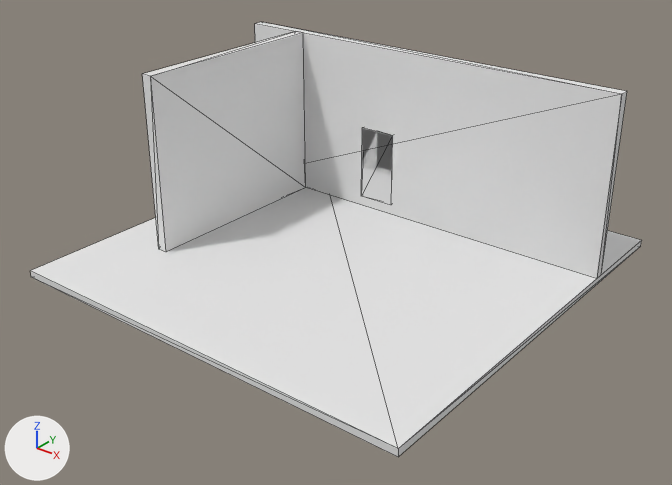
Before and after pictures for a commit that changed the OBJ model site/assets/examples/street-corner/source/corner.obj.
Both versions are drawn from a 50 mm lens placed at (14.17, -18.16, 11.53), pointed at (0.26, -0.77, 0.75). The lights are fixed; the arrows at lower left show +X, +Y and +Z. The older version comes first. Mesh edges are drawn as thin lines. Where no turn or scale is listed for an object, it has been applied to the vertices. Vertices at exactly the same position are counted once.

Names of what the first picture shows: 'corner'.
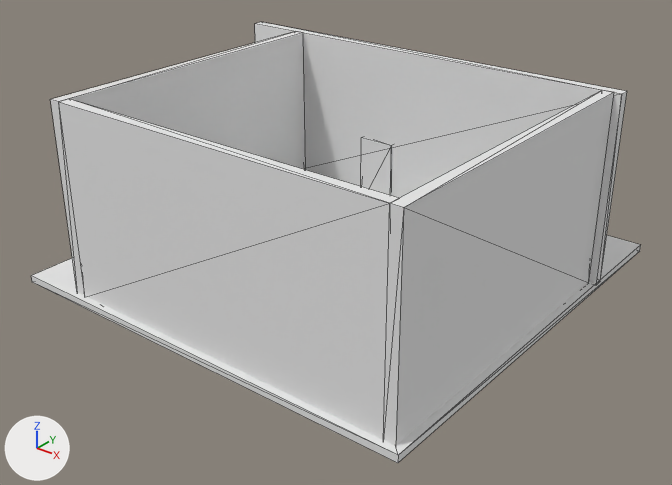
The change, as a list of edits to the scene's bpy script:
```text
Add mat_road:
    mat_road = principled_material('road')
    mat_road.base_color = (0.8, 0.8, 0.8)  # white #e7e7e7
    mat_road.roughness = 1.0
Add mat_kerb:
    mat_kerb = principled_material('kerb')
    mat_kerb.base_color = (0.8, 0.8, 0.8)  # white #e7e7e7
    mat_kerb.roughness = 1.0
Change me_corner:
    used by ob_corner; location = (0.0, 0.0, 0.0)
    remove me_corner.from_pydata(...)  # 32 vertices, 48 faces; spans x -6.0..6.0, y -6.0..6.0, z -0.2..5.0
    add me_corner.from_pydata(...)  # 63 vertices, 120 faces; spans x -6.0..6.0, y -6.0..6.0, z -0.35..5.0
    me_corner part 1: the loose piece of 8 vertices spanning x -6.0..6.0, y -6.0..6.0, z -0.2..0.0 is moved by (0.0, 0.0, -0.15), in mat_road (white #e7e7e7)
    me_corner part 2: a new loose piece, a box spanning x -1.75..-0.65, y 2.95..3.1, z 0.0..2.2, in mat_door (white #e7e7e7)
    me_corner part 3: the loose piece of 8 vertices spanning x -1.75..-0.65, y 3.0..3.1, z 0.3..2.5 is deleted
    me_corner part 4
    9 vertices are removed from x -6.0..6.0, y -3.0..3.3, z 0.0..5.0
    22 faces are deleted
    34 vertices are added at x -4.3..5.8, y -5.8..3.0, z -0.2..5.0
    6 new vertices lie (0.0, 0.0, -5.2) away from vertices in x -6.0..6.0, y 3.0..3.3, z 5.0
    24 new faces join them, mat_pavement (white #e7e7e7)
    24 new faces join them, mat_kerb (white #e7e7e7)
    46 new faces join them, mat_wall (white #e7e7e7)
    add me_corner.materials.append(mat_road)  # white #e7e7e7
    add me_corner.materials.append(mat_kerb)  # white #e7e7e7
```

Where the change shows, as pixel boxes [x1, y1, x2, y2] in the pictures (672 x 485 px; the box of a moved part takes in the faces that stretch with it):
'corner', reshaped: before [30, 22, 642, 457]; after [31, 22, 641, 463]
part 1 of me_corner, moved or reshaped: before [30, 188, 642, 457]; after [31, 235, 641, 463]
part 2 of me_corner, added: after [361, 138, 392, 195]
part 3 of me_corner, deleted: before [361, 128, 392, 205]
part 4 of me_corner, built on: before [142, 31, 621, 279]; after [51, 31, 621, 446]
